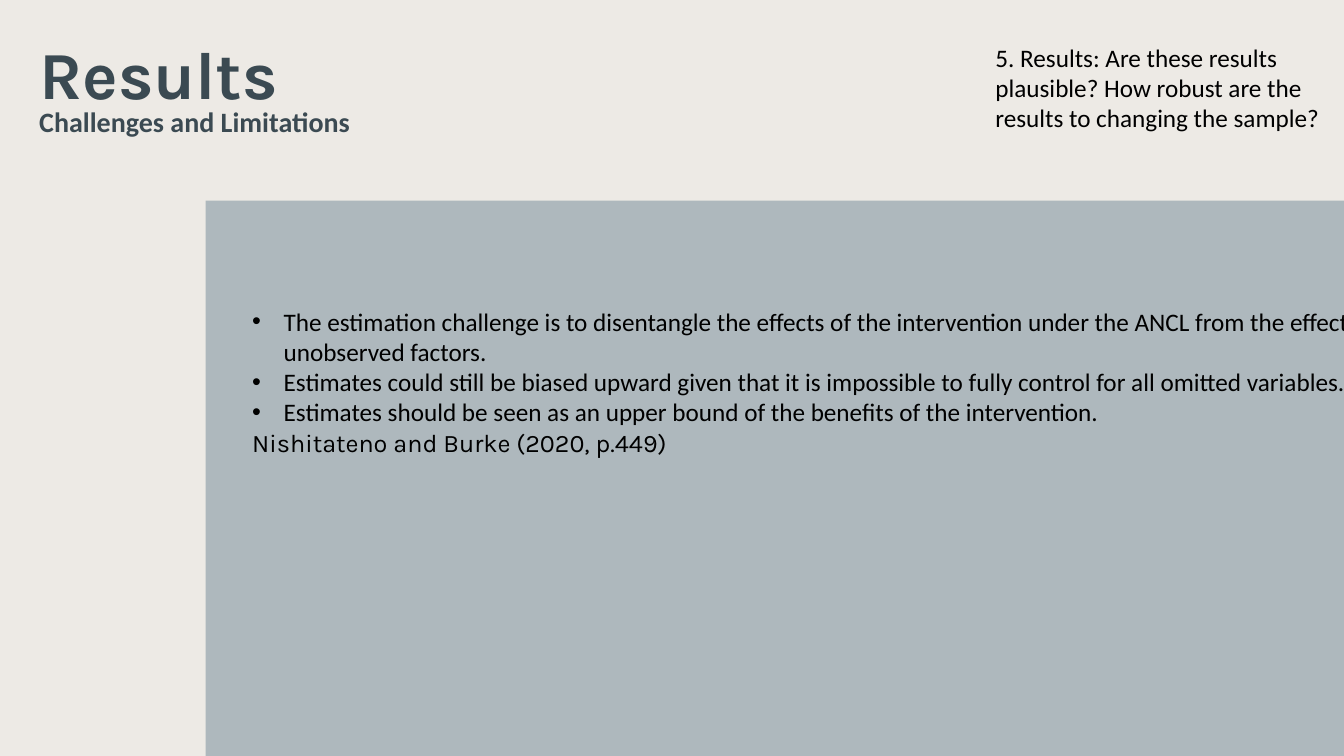
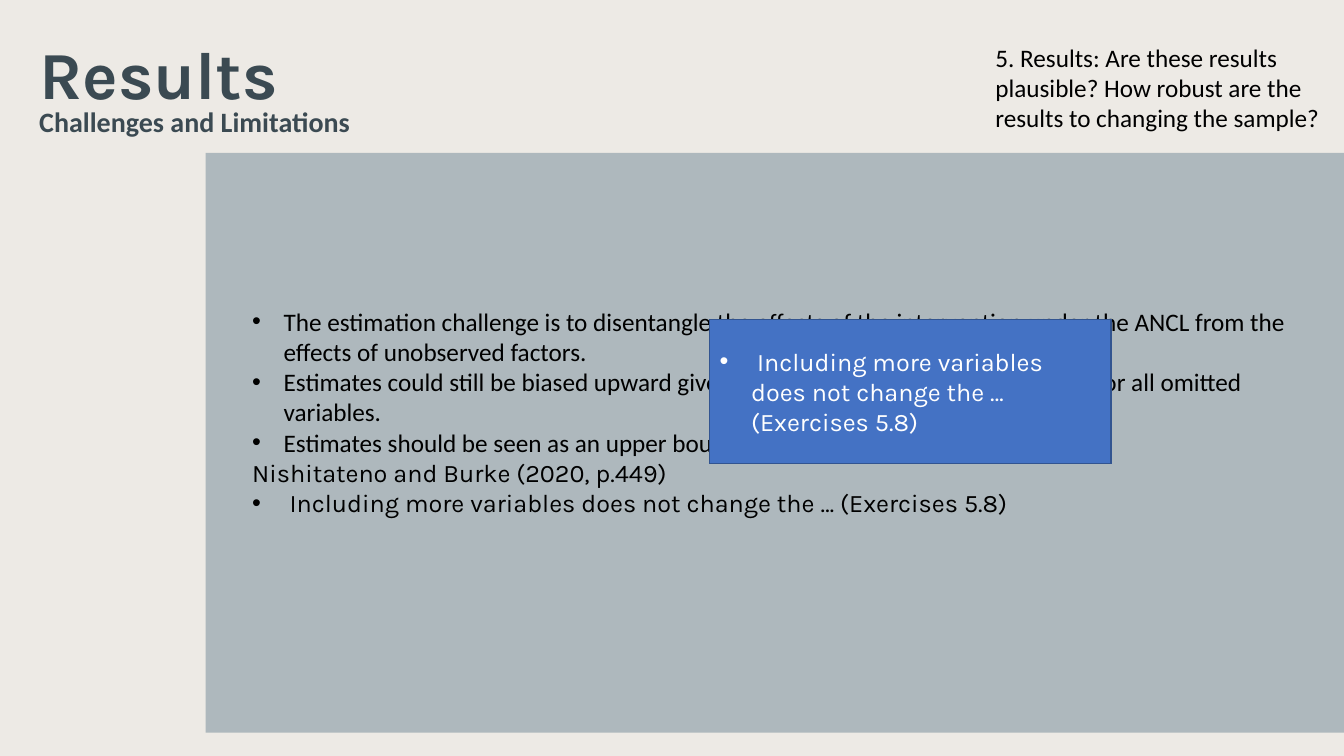
Before and after one commit to lemonhead94/urban_air_quality_jp, a slide deck: slide 13 of Studer_Koch_Urban_air_quality.pptx (slide 12 before the commit). Drawn at 1344x756 pixels with LibreOffice and Linux fonts; fonts in the diff are those of the drawing; background and template pictures are left out. Boxes give left, top, right and bottom in pixels: in the first picture for what was removed or moved away, otherwise in the second. Text is boxed around its words. In the diff, an @@ line names an element or a change of style, - is before the commit and + after.

```diff
--- a/Studer_Koch_Urban_air_quality.pptx
+++ b/Studer_Koch_Urban_air_quality.pptx
@@ rectangle: place and size @@
-rectangle at [206,201,1344,756]
+rectangle at [206,153,1344,733]
@@ rectangle added at [710,320,1111,464], fill #4472C4, outline #325491 1 pt, 18 pt, text #FFFFFF @@
+• Including more variables does not change the … (Exercises 5.8)
@@ text at [290,494,1007,518]: paragraph added @@
+• Including more variables does not change the … (Exercises 5.8)
```
Also in this commit, not shown: 9 other slides changed, 1 slide added, 2 other files.
